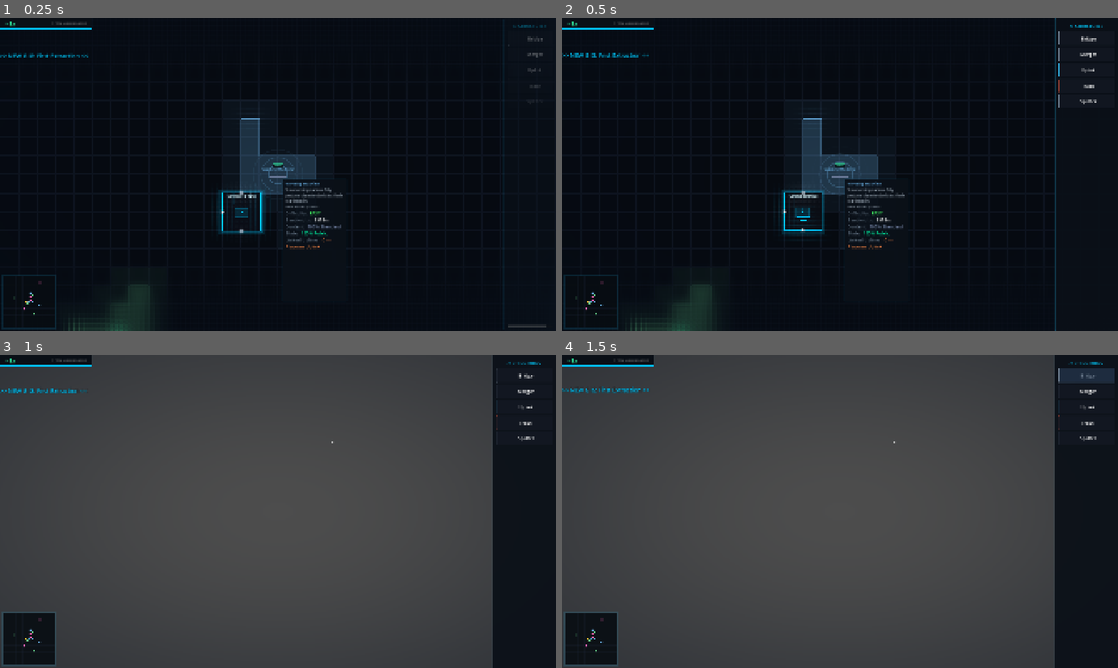
Above: before the commit, frames 1-4 (two rows, left to right).
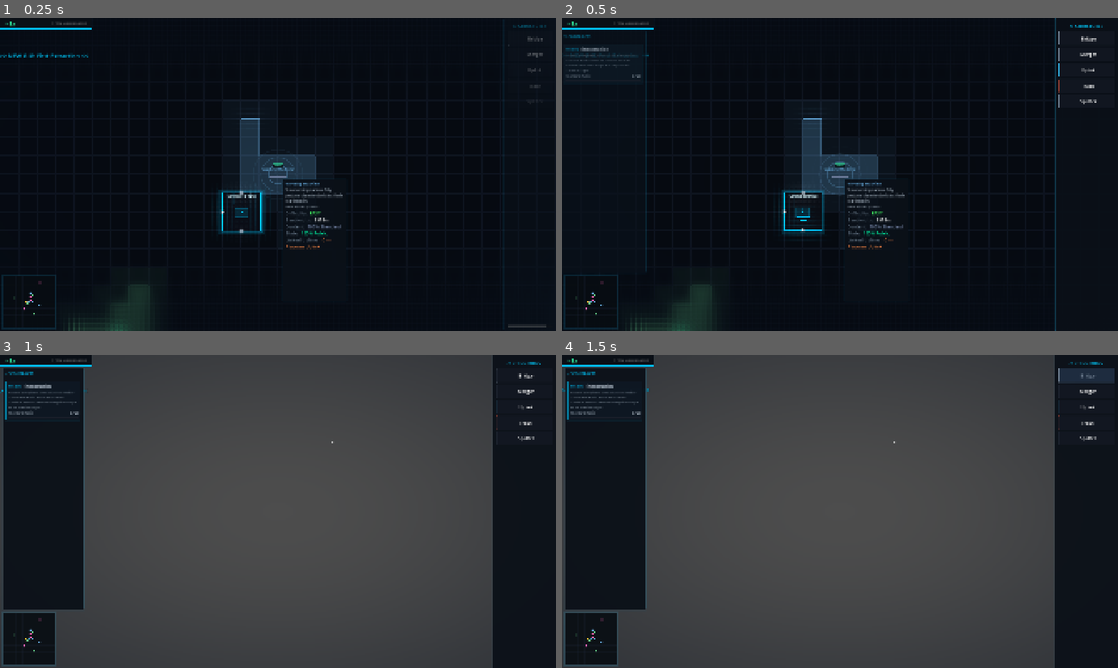
Above: after the commit, the same moments.

Repository: BYGGOLDENSTONE/sys-admin
Game: Godot game, scene res://scenes/main.tscn
Two runs of this game, one before a commit and one after it. Both use one fixed random seed, a clock stepped at 60 frames per second and the inputs below.
Inputs (mouse positions are in pixels of both pictures, inside the frame that each line leads up to):
- Up to frame 1 (0.25 s): no input
- Up to frame 2 (0.5 s): no input
- Up to frame 3 (1 s): tap Enter at 0.5 s; drag from (27, 639) to (333, 442) at 0.52 s
- Up to frame 4 (1.5 s): click "Bridge" at 1.25 s

Frame 1 is identical in both runs. In frame 2, 0.6% of the frame differs, in the area x 0-16%, y 4-81%; in frame 3, 11%, in the area x 0-16%, y 4-82%; in frame 4, 11%.

Commit message:
v3.0 Phase F — Contract/Gig UI panel (9 must-do items)
- Add persistent gig panel (left side) showing active missions with progress bars
- MISSION/CONTRACT badges distinguish tutorial vs parallel gigs
- Auto-tracked objective with glow highlight on current tutorial gig
- Animated progress bars with pulse feedback on delivery
- Reward buildings shown per gig card ("Unlocks: Classifier")
- Gig description text with autowrap for goal clarity
- Completion animation: green flash → fade out → next gig card appears
- Contract Terminal click opens panel; G key toggles visibility
- Shortcut hints updated with G key
- CLAUDE.md checkboxes updated for Faz F must-do + DoD

Co-Authored-By: Claude Opus 4.6 <noreply@anthropic.com>

Diff:
--- a/scripts/main.gd
+++ b/scripts/main.gd
@@ -25,6 +25,7 @@
 var _shortcut_hints: Label = null
 var _sound_manager: Node = null
 var _gig_manager: Node = null
+var _gig_panel: PanelContainer = null
 var _contract_terminal: Node2D = null
 
 
@@ -74,6 +75,9 @@
 	# Setup gig manager
 	_setup_gig_manager()
 
+	# Setup gig panel
+	_setup_gig_panel()
+
 	# Setup top bar
 	_setup_top_bar()
 
@@ -111,6 +115,9 @@
 
 	# Place Contract Terminal at map center
 	_place_contract_terminal()
+
+	# Wire terminal click to gig panel
+	building_manager.building_selected.connect(_on_building_selected_for_panel)
 
 	# Center camera on map center
 	camera.position = Vector2(256 * 64 + 64, 256 * 64 + 64)
@@ -157,6 +164,9 @@
 			_toggle_dev_mode()
 		KEY_H:
 			_toggle_shortcut_hints()
+		KEY_G:
+			if _gig_panel:
+				_gig_panel.toggle()
 
 
 func _get_seed_from_args() -> int:
@@ -205,7 +215,7 @@
 
 func _setup_shortcut_hints() -> void:
 	_shortcut_hints = Label.new()
-	_shortcut_hints.text = "SPACE Pause  //  1/2/3 Speed  //  Ctrl+Z Undo  //  H Hide"
+	_shortcut_hints.text = "SPACE Pause  //  1/2/3 Speed  //  G Contracts  //  Ctrl+Z Undo  //  H Hide"
 	_shortcut_hints.add_theme_font_size_override("font_size", 12)
 	_shortcut_hints.add_theme_color_override("font_color", Color(0.4, 0.6, 0.7, 0.6))
 	_shortcut_hints.horizontal_alignment = HORIZONTAL_ALIGNMENT_CENTER
@@ -257,6 +267,28 @@
 	simulation_manager.tick_completed.connect(_on_tick_for_gig)
 	# Initialize after signals are connected
 	_gig_manager.initialize()
+
+
+func _setup_gig_panel() -> void:
+	var GigPanelScript = preload("res://scripts/ui/gig_panel.gd")
+	_gig_panel = PanelContainer.new()
+	_gig_panel.set_script(GigPanelScript)
+	_gig_panel.anchor_left = 0.0
+	_gig_panel.anchor_top = 0.0
+	_gig_panel.anchor_right = 0.0
+	_gig_panel.anchor_bottom = 1.0
+	_gig_panel.offset_left = 10.0
+	_gig_panel.offset_right = 290.0
+	_gig_panel.offset_top = 44.0
+	_gig_panel.offset_bottom = -200.0
+	ui_layer.add_child(_gig_panel)
+	_gig_panel.setup(_gig_manager)
+	_gig_panel.play_slide_in()
+
+
+func _on_building_selected_for_panel(building: Node2D) -> void:
+	if building == _contract_terminal and _gig_panel:
+		_gig_panel.show_panel()
 
 
 func _place_contract_terminal() -> void:
--- /dev/null
+++ b/scripts/ui/gig_panel.gd
@@ -0,0 +1,351 @@
+extends PanelContainer
+
+## Persistent contract/gig tracking panel — shows active missions, progress, and rewards.
+
+const PANEL_BG := Color(0.04, 0.06, 0.09, 0.93)
+const BORDER_CLR := Color(0.13, 0.67, 0.87, 0.38)
+const ACCENT := Color("#00bbee")
+const MISSION_CLR := Color("#00bbee")
+const CONTRACT_CLR := Color("#ffaa00")
+const BAR_BG := Color(0.1, 0.12, 0.16, 1.0)
+const BAR_FILL := Color(0.0, 0.55, 0.8, 1.0)
+const DONE_CLR := Color("#44ff88")
+const REWARD_CLR := Color("#aa77ff")
+const DIM := Color(0.45, 0.5, 0.55, 1.0)
+const BRIGHT := Color(0.85, 0.9, 0.95, 1.0)
+const CARD_BG := Color(0.06, 0.08, 0.12, 0.8)
+const TRACKED_GLOW := Color(0.0, 0.6, 0.8, 0.12)
+
+var _gig_manager: Node = null
+var _gig_container: VBoxContainer = null
+var _cards: Dictionary = {}   ## order_index -> { root, bars[], name_l, gig }
+var _no_gig_label: Label = null
+var _tracked_order: int = -1
+
+
+func _ready() -> void:
+	_setup_style()
+	_build_ui()
+
+
+func setup(gig_manager: Node) -> void:
+	_gig_manager = gig_manager
+	_gig_manager.gig_activated.connect(_on_gig_activated)
+	_gig_manager.gig_progress_updated.connect(_on_gig_progress)
+	_gig_manager.gig_completed.connect(_on_gig_completed)
+	# Build initial state from already-active gigs
+	for gig in _gig_manager.get_active_gigs():
+		_add_card(gig)
+	_auto_track()
+	_update_empty()
+
+
+func toggle() -> void:
+	if modulate.a > 0.5:
+		var tw := create_tween()
+		tw.tween_property(self, "modulate:a", 0.0, 0.15)
+		tw.tween_callback(func(): mouse_filter = Control.MOUSE_FILTER_IGNORE)
+	else:
+		mouse_filter = Control.MOUSE_FILTER_STOP
+		create_tween().tween_property(self, "modulate:a", 1.0, 0.25)
+
+
+func show_panel() -> void:
+	if modulate.a < 0.5:
+		toggle()
+
+
+func play_slide_in() -> void:
+	modulate = Color(1, 1, 1, 0)
+	var target_x := offset_left
+	offset_left -= 40.0
+	var tw := create_tween().set_parallel(true).set_trans(Tween.TRANS_QUART).set_ease(Tween.EASE_OUT)
+	tw.tween_property(self, "modulate:a", 1.0, 0.4).set_delay(0.4)
+	tw.tween_property(self, "offset_left", target_x, 0.5).set_delay(0.4)
+
+
+# ── Style ──────────────────────────────────────────────────────
+
+func _setup_style() -> void:
+	var s := StyleBoxFlat.new()
+	s.bg_color = PANEL_BG
+	s.border_color = BORDER_CLR
+	s.border_width_right = 2
+	s.corner_radius_top_right = 4
+	s.corner_radius_bottom_right = 4
+	s.shadow_color = Color(0.0, 0.4, 0.6, 0.08)
+	s.shadow_size = 8
+	add_theme_stylebox_override("panel", s)
+
+
+# ── Layout ─────────────────────────────────────────────────────
+
+func _build_ui() -> void:
+	var margin := MarginContainer.new()
+	margin.add_theme_constant_override("margin_left", 10)
+	margin.add_theme_constant_override("margin_right", 10)
+	margin.add_theme_constant_override("margin_top", 10)
+	margin.add_theme_constant_override("margin_bottom", 10)
+	add_child(margin)
+
+	var vbox := VBoxContainer.new()
+	vbox.add_theme_constant_override("separation", 8)
+	margin.add_child(vbox)
+
+	var title := Label.new()
+	title.text = "// CONTRACTS"
+	title.add_theme_color_override("font_color", ACCENT)
+	title.add_theme_font_size_override("font_size", 14)
+	vbox.add_child(title)
+
+	var div := ColorRect.new()
+	div.color = Color(ACCENT, 0.25)
+	div.custom_minimum_size = Vector2(0, 1)
+	vbox.add_child(div)
+
+	var scroll := ScrollContainer.new()
+	scroll.size_flags_vertical = Control.SIZE_EXPAND_FILL
+	scroll.horizontal_scroll_mode = ScrollContainer.SCROLL_MODE_DISABLED
+	vbox.add_child(scroll)
+
+	_gig_container = VBoxContainer.new()
+	_gig_container.size_flags_horizontal = Control.SIZE_EXPAND_FILL
+	_gig_container.add_theme_constant_override("separation", 8)
+	scroll.add_child(_gig_container)
+
+	_no_gig_label = Label.new()
+	_no_gig_label.text = "No active contracts"
+	_no_gig_label.add_theme_color_override("font_color", DIM)
+	_no_gig_label.add_theme_font_size_override("font_size", 12)
+	_no_gig_label.horizontal_alignment = HORIZONTAL_ALIGNMENT_CENTER
+	_gig_container.add_child(_no_gig_label)
+
+
+# ── Card Creation ──────────────────────────────────────────────
+
+func _add_card(gig) -> void:
+	var order: int = gig.order_index
+	if _cards.has(order):
+		return
+	var prog: Array = _gig_manager.get_progress(gig)
+	var tcol: Color = MISSION_CLR if gig.is_tutorial else CONTRACT_CLR
+	var tracked: bool = (order == _tracked_order)
+
+	# Card panel
+	var card := PanelContainer.new()
+	_style_card(card, tcol, tracked)
+	_gig_container.add_child(card)
+
+	var cv := VBoxContainer.new()
+	cv.add_theme_constant_override("separation", 6)
+	card.add_child(cv)
+
+	# Header: badge + name
+	var hdr := HBoxContainer.new()
+	hdr.add_theme_constant_override("separation", 6)
+	cv.add_child(hdr)
+
+	var badge := Label.new()
+	badge.text = "MISSION" if gig.is_tutorial else "CONTRACT"
+	badge.add_theme_font_size_override("font_size", 10)
+	badge.add_theme_color_override("font_color", tcol)
+	hdr.add_child(badge)
+
+	var name_l := Label.new()
+	name_l.text = gig.gig_name
+	name_l.add_theme_font_size_override("font_size", 13)
+	name_l.add_theme_color_override("font_color", BRIGHT)
+	name_l.size_flags_horizontal = Control.SIZE_EXPAND_FILL
+	hdr.add_child(name_l)
+
+	# Description
+	if gig.description != "":
+		var desc := Label.new()
+		desc.text = gig.description
+		desc.add_theme_font_size_override("font_size", 10)
+		desc.add_theme_color_override("font_color", DIM)
+		desc.autowrap_mode = TextServer.AUTOWRAP_WORD_SMART
+		cv.add_child(desc)
+
+	# Requirements with progress bars
+	var bars: Array = []
+	for i in range(gig.requirements.size()):
+		var req = gig.requirements[i]
+		var cur: int = prog[i] if i < prog.size() else 0
+		var tgt: int = req.amount
+		var done: bool = cur >= tgt
+
+		var row := VBoxContainer.new()
+		row.add_theme_constant_override("separation", 3)
+		cv.add_child(row)
+
+		# Label + count
+		var lr := HBoxContainer.new()
+		row.add_child(lr)
+
+		var rl := Label.new()
+		rl.text = _req_text(req)
+		rl.add_theme_font_size_override("font_size", 11)
+		rl.add_theme_color_override("font_color", DONE_CLR if done else DIM)
+		rl.size_flags_horizontal = Control.SIZE_EXPAND_FILL
+		lr.add_child(rl)
+
+		var cl := Label.new()
+		cl.text = "%d / %d" % [cur, tgt]
+		cl.add_theme_font_size_override("font_size", 11)
+		cl.add_theme_color_override("font_color", DONE_CLR if done else BRIGHT)
+		lr.add_child(cl)
+
+		# Progress bar: Control container + bg ColorRect + fill ColorRect
+		var bc := Control.new()
+		bc.custom_minimum_size = Vector2(0, 4)
+		bc.size_flags_horizontal = Control.SIZE_EXPAND_FILL
+		row.add_child(bc)
+
+		var bg := ColorRect.new()
+		bg.color = BAR_BG
+		bg.set_anchors_and_offsets_preset(Control.PRESET_FULL_RECT)
+		bc.add_child(bg)
+
+		var fl := ColorRect.new()
+		fl.color = DONE_CLR if done else BAR_FILL
+		fl.anchor_right = clampf(float(cur) / maxi(tgt, 1), 0.0, 1.0)
+		fl.anchor_bottom = 1.0
+		bc.add_child(fl)
+
+		bars.append({"rl": rl, "cl": cl, "fl": fl, "tgt": tgt})
+
+	# Reward buildings
+	if gig.reward_buildings.size() > 0:
+		var rr := HBoxContainer.new()
+		rr.add_theme_constant_override("separation", 4)
+		cv.add_child(rr)
+		var arrow := _lbl("▸", REWARD_CLR, 11)
+		rr.add_child(arrow)
+		var rtxt := _lbl("Unlocks: %s" % ", ".join(gig.reward_buildings), REWARD_CLR, 11)
+		rr.add_child(rtxt)
+
+	# Store card data
+	_cards[order] = {"root": card, "bars": bars, "name_l": name_l, "gig": gig}
+
+	# Fade-in animation
+	card.modulate = Color(1, 1, 1, 0)
+	create_tween().set_trans(Tween.TRANS_QUAD).set_ease(Tween.EASE_OUT) \
+		.tween_property(card, "modulate:a", 1.0, 0.35)
+
+
+func _style_card(card: PanelContainer, accent: Color, tracked: bool) -> void:
+	var s := StyleBoxFlat.new()
+	s.bg_color = CARD_BG
+	s.border_color = accent
+	s.border_width_left = 3
+	s.corner_radius_top_left = 2
+	s.corner_radius_bottom_left = 2
+	s.corner_radius_top_right = 2
+	s.corner_radius_bottom_right = 2
+	s.content_margin_left = 10
+	s.content_margin_right = 8
+	s.content_margin_top = 8
+	s.content_margin_bottom = 8
+	if tracked:
+		s.shadow_color = TRACKED_GLOW
+		s.shadow_size = 6
+	card.add_theme_stylebox_override("panel", s)
+
+
+# ── Signal Handlers ────────────────────────────────────────────
+
+func _on_gig_activated(gig) -> void:
+	_add_card(gig)
+	_auto_track()
+	_update_empty()
+
+
+func _on_gig_progress(gig, ri: int, cur: int, tgt: int) -> void:
+	var d: Dictionary = _cards.get(gig.order_index, {})
+	if d.is_empty() or ri >= d.bars.size():
+		return
+	var b: Dictionary = d.bars[ri]
+	var done: bool = cur >= tgt
+
+	# Update text
+	b.cl.text = "%d / %d" % [cur, tgt]
+	b.cl.add_theme_color_override("font_color", DONE_CLR if done else BRIGHT)
+	b.rl.add_theme_color_override("font_color", DONE_CLR if done else DIM)
+
+	# Animate fill
+	var ratio: float = clampf(float(cur) / maxi(tgt, 1), 0.0, 1.0)
+	b.fl.color = DONE_CLR if done else BAR_FILL
+	create_tween().set_trans(Tween.TRANS_QUAD).set_ease(Tween.EASE_OUT) \
+		.tween_property(b.fl, "anchor_right", ratio, 0.25)
+
+	# Pulse count label
+	b.cl.pivot_offset = b.cl.size / 2.0
+	b.cl.scale = Vector2(1.15, 1.15)
+	create_tween().set_trans(Tween.TRANS_BACK).set_ease(Tween.EASE_OUT) \
+		.tween_property(b.cl, "scale", Vector2.ONE, 0.25)
+
+
+func _on_gig_completed(gig) -> void:
+	var order: int = gig.order_index
+	var d: Dictionary = _cards.get(order, {})
+	if d.is_empty():
+		return
+	d.name_l.add_theme_color_override("font_color", DONE_CLR)
+	var tw := create_tween()
+	tw.tween_property(d.root, "modulate", Color(0.6, 1.0, 0.75, 1.0), 0.15)
+	tw.tween_property(d.root, "modulate", Color.WHITE, 0.25)
+	tw.tween_interval(1.5)
+	tw.tween_property(d.root, "modulate:a", 0.0, 0.4)
+	tw.tween_callback(_remove_card.bind(order))
+
+
+# ── Helpers ────────────────────────────────────────────────────
+
+func _remove_card(order: int) -> void:
+	if _cards.has(order):
+		if is_instance_valid(_cards[order].root):
+			_cards[order].root.queue_free()
+		_cards.erase(order)
+	_auto_track()
+	_update_empty()
+
+
+func _auto_track() -> void:
+	_tracked_order = -1
+	if _gig_manager == null:
+		return
+	# Prefer first active tutorial gig
+	for gig in _gig_manager.get_active_gigs():
+		if gig.is_tutorial:
+			_tracked_order = gig.order_index
+			break
+	# Otherwise first active gig
+	if _tracked_order < 0:
+		var a: Array = _gig_manager.get_active_gigs()
+		if a.size() > 0:
+			_tracked_order = a[0].order_index
+	# Refresh card styles
+	for order in _cards:
+		var cd = _cards[order]
+		var tcol: Color = MISSION_CLR if cd.gig.is_tutorial else CONTRACT_CLR
+		_style_card(cd.root, tcol, order == _tracked_order)
+
+
+func _update_empty() -> void:
+	if _no_gig_label:
+		_no_gig_label.visible = _cards.is_empty()
+
+
+func _req_text(req) -> String:
+	if req.packet_key != "":
+		return DataEnums.packet_label(req.packet_key)
+	return req.label if req.label != "" else "Data"
+
+
+func _lbl(text: String, color: Color, font_size: int) -> Label:
+	var l := Label.new()
+	l.text = text
+	l.add_theme_font_size_override("font_size", font_size)
+	l.add_theme_color_override("font_color", color)
+	return l
Not shown, added: resources/gigs/gig_definition.gd.uid
Not shown, added: resources/gigs/gig_requirement.gd.uid
Not shown, added: scripts/gig_manager.gd.uid
Not shown, added: scripts/ui/gig_panel.gd.uid
Not shown, changed: CLAUDE.md
